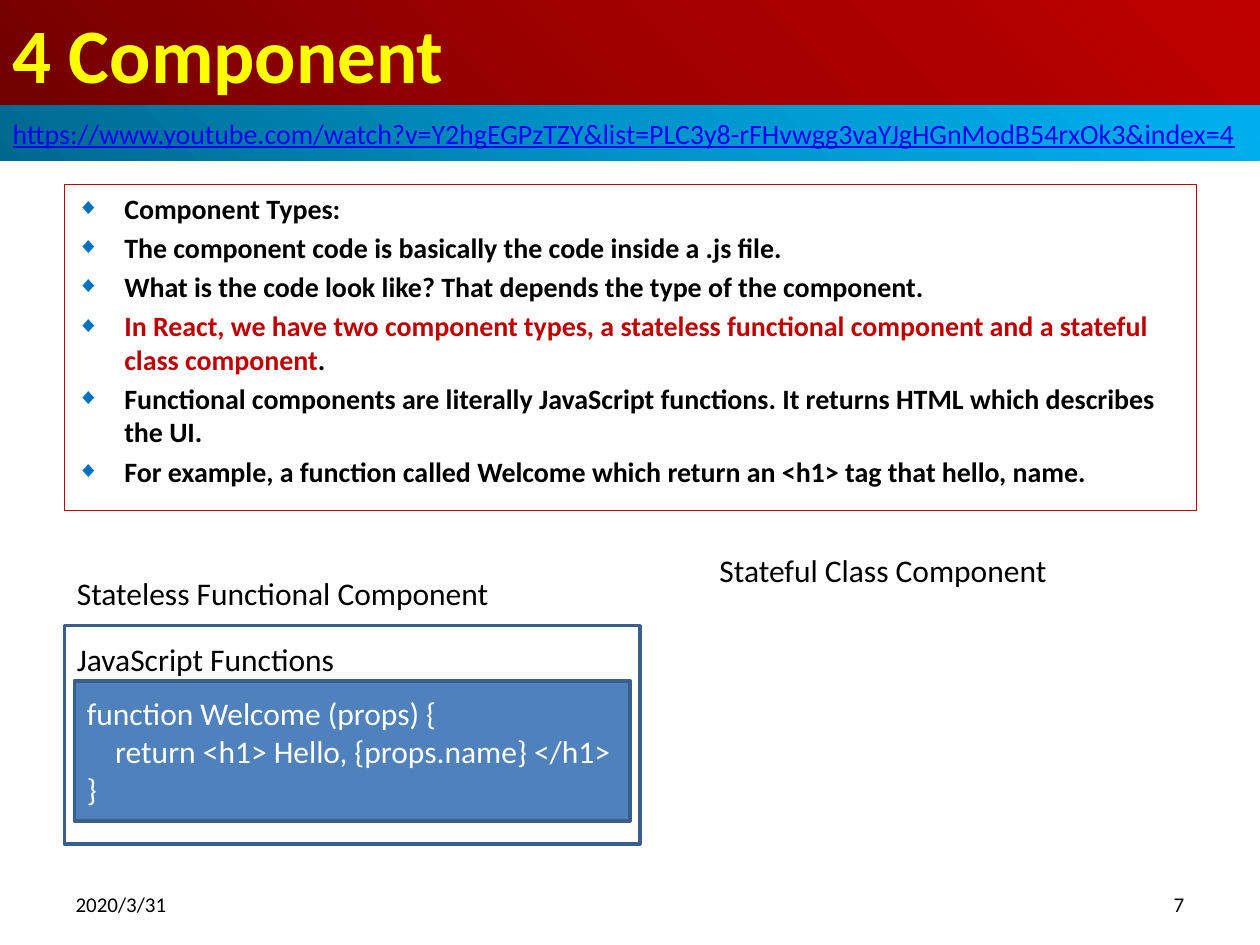
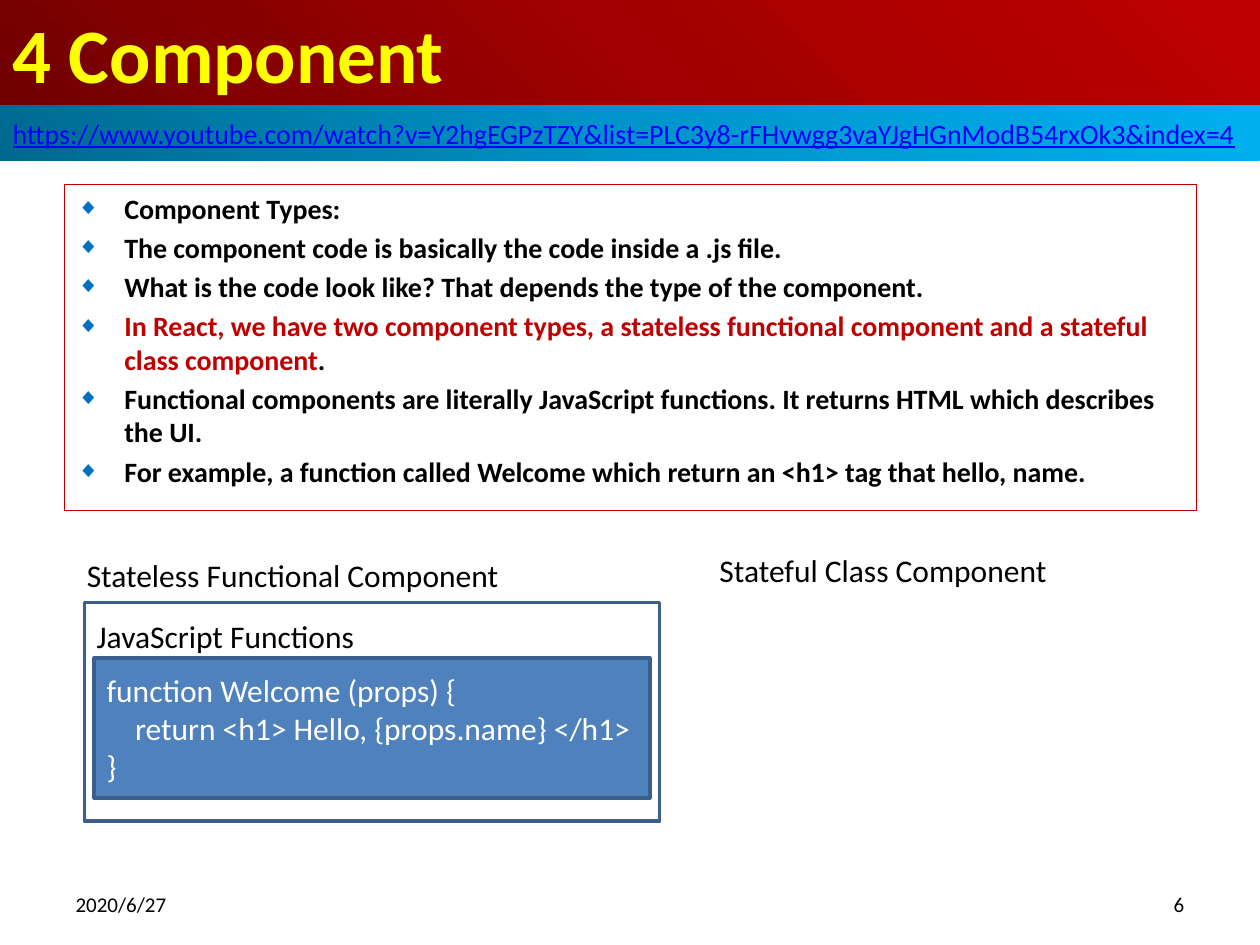
Before and after one commit to peterhchen/800-React-Hook, a slide deck: slide 6 of 04_Component.pptx (slide 7 before the commit). Drawn at 1260x945 pixels with LibreOffice and Linux fonts; fonts in the diff are those of the drawing. Boxes give left, top, right and bottom in pixels: in the first picture for what was removed or moved away, otherwise in the second. Text is boxed around its words. In the diff, an @@ line names an element or a change of style, - is before the commit and + after.

```diff
--- a/04_Component.pptx
+++ b/04_Component.pptx
@@ text "Stateless Functional Component": place and size @@
-text "Stateless Functional Component" at <box>77,583,489,610</box>
+text "Stateless Functional Component" at <box>87,565,498,592</box>
@@ rectangle "JavaScript Functions": place and size @@
-rectangle "JavaScript Functions" at <box>64,626,640,844</box>
+rectangle "JavaScript Functions" at <box>84,602,660,820</box>
@@ rectangle "function Welcome (props) {": place and size @@
-rectangle "function Welcome (props) {" at <box>74,680,630,820</box>
+rectangle "function Welcome (props) {" at <box>94,658,650,798</box>
@@ text at <box>76,897,167,913</box>: text changed @@
-2020/3/31
+2020/6/27
@@ page number at <box>1174,897,1185,912</box>: text changed @@
-7
+6
```
Also in this commit, not shown: 14 other slides changed, 4 slides added, 1 slide removed.
